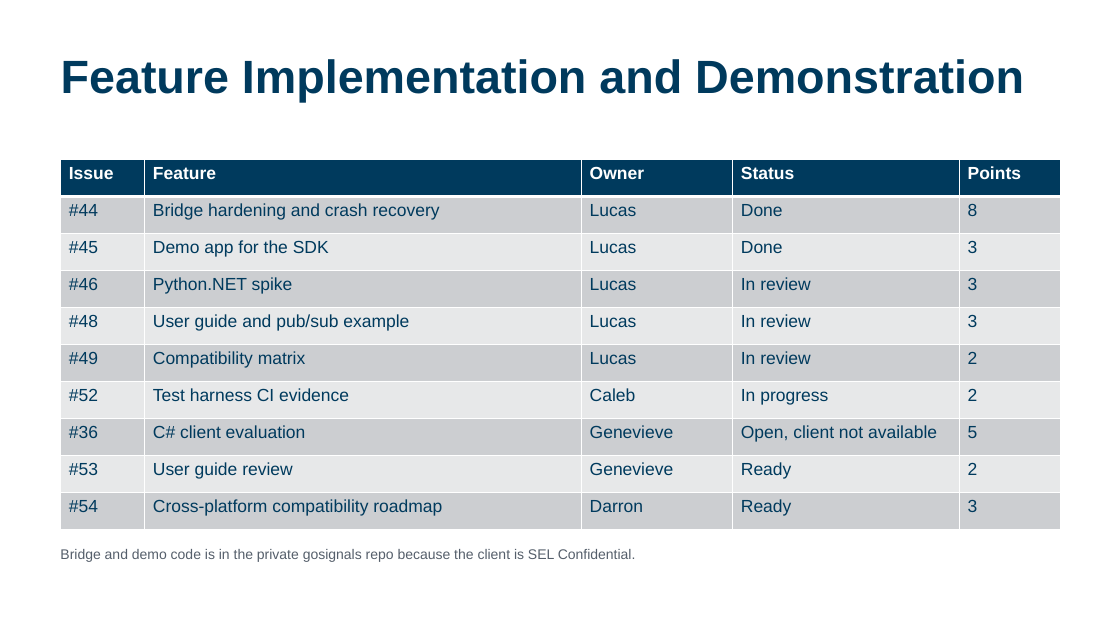
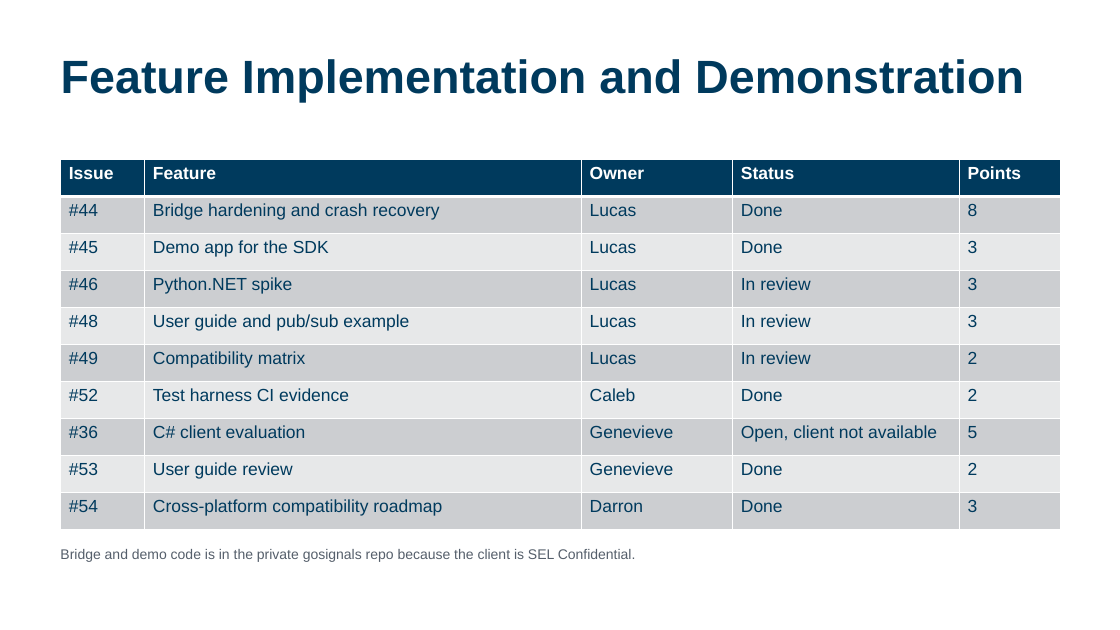
Before and after one commit to calebh13/sel-blueframe-sdk, a slide deck: slide 4 of Sprints/Sprint_5/Sprint 5 Presentation.pptx. Drawn at 1120x630 pixels with LibreOffice and Linux fonts; fonts in the diff are those of the drawing. Boxes give left, top, right and bottom in pixels: in the first picture for what was removed or moved away, otherwise in the second. Text is boxed around its words. In the diff, an @@ line names an element or a change of style, - is before the commit and + after.

Commit message:
Mark #52 to #54 complete in Sprint 5 report and slides

```diff
--- a/Sprints/Sprint_5/Sprint 5 Presentation.pptx
+++ b/Sprints/Sprint_5/Sprint 5 Presentation.pptx
@@ table at (60, 160, 1060, 529) @@
-row 7, column 4: In progress
+row 7, column 4: Done
-row 9, column 4: Ready
+row 9, column 4: Done
-row 10, column 4: Ready
+row 10, column 4: Done
```
Also in this commit, not shown: 1 other file.
